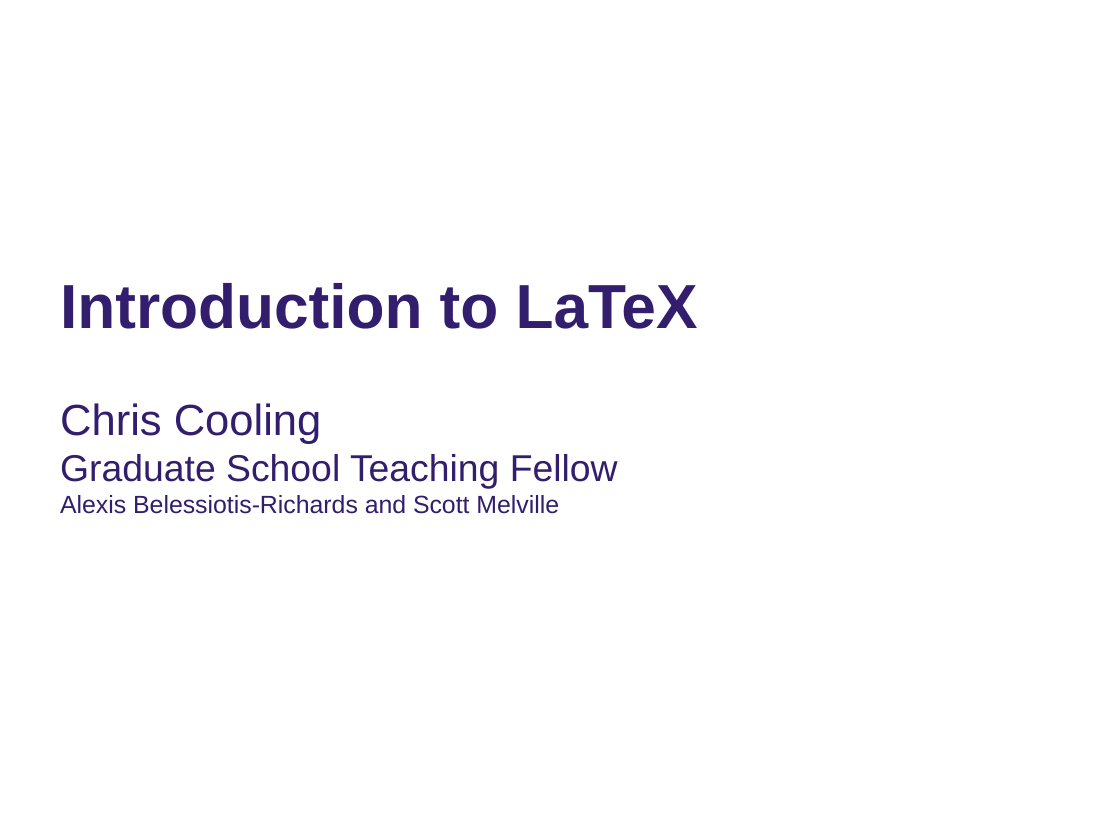
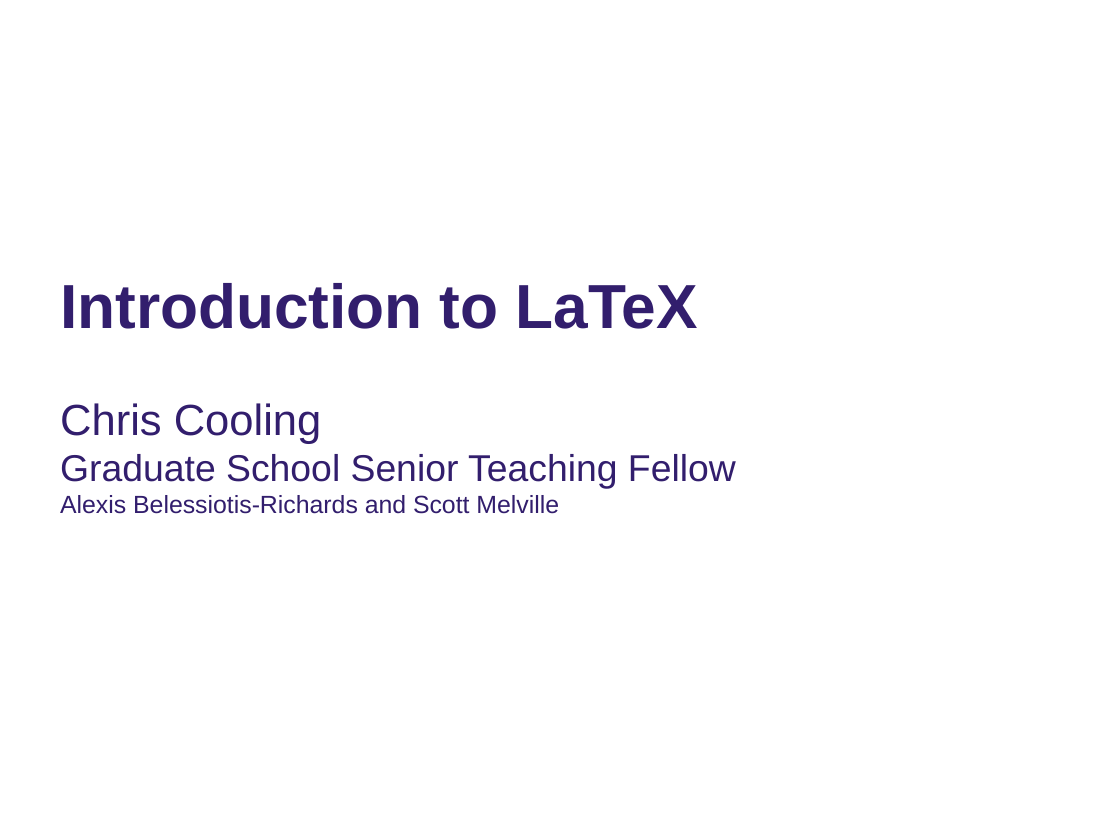
Before and after one commit to ImperialCollegeLondon/RCDS-introduction-to-latex, a slide deck: slide 1 of Intro to Latex Slides.pptx. Drawn at 1120x840 pixels with LibreOffice and Linux fonts; fonts in the diff are those of the drawing; background and template pictures are left out. Boxes give left, top, right and bottom in pixels: in the first picture for what was removed or moved away, otherwise in the second. Text is boxed around its words. In the diff, an @@ line names an element or a change of style, - is before the commit and + after.

```diff
--- a/Intro to Latex Slides.pptx
+++ b/Intro to Latex Slides.pptx
@@ subtitle at <box>60,454,736,489</box>: text changed @@
-Graduate School Teaching Fellow
+Graduate School Senior Teaching Fellow
```
Also in this commit, not shown: 1 other slide changed.
